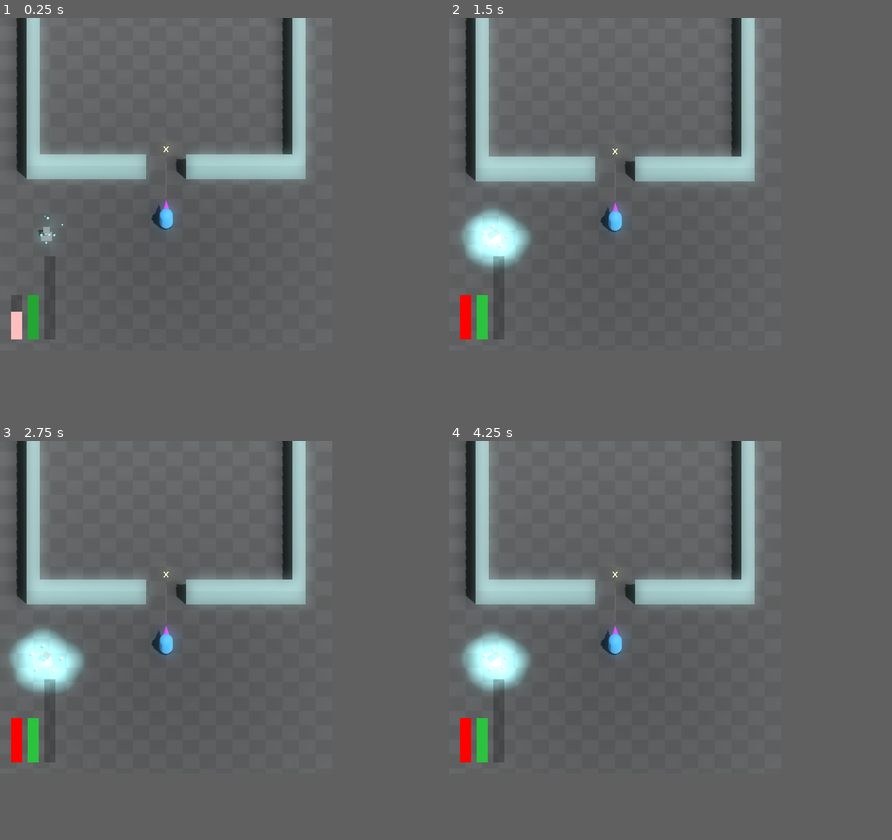
Above: before the commit, frames 1-4 (two rows, left to right).
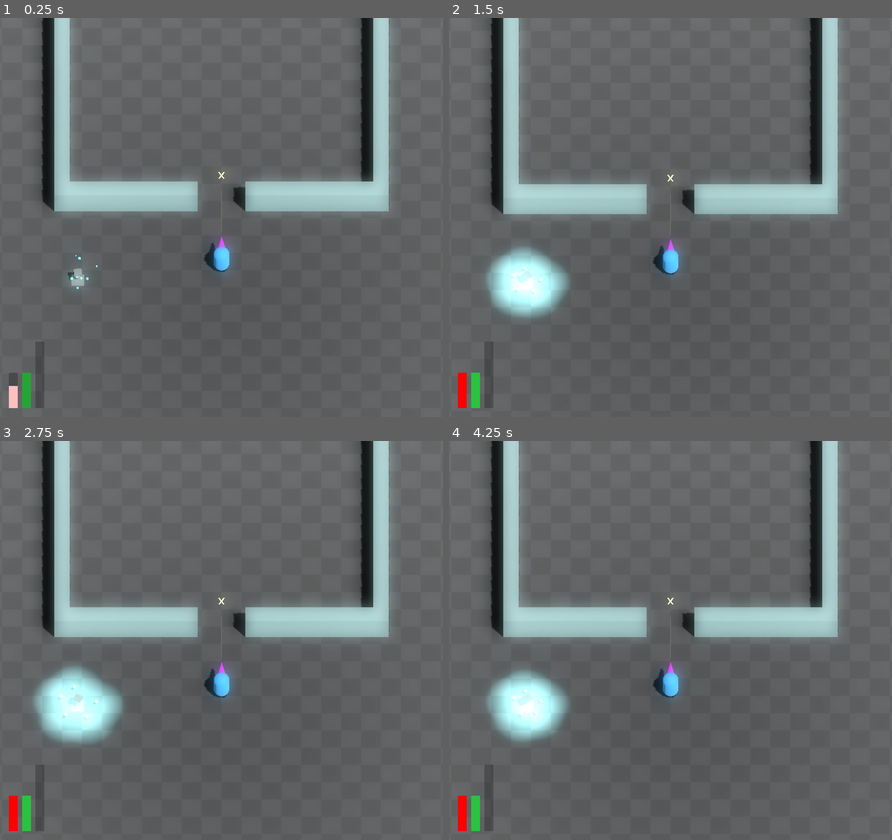
Above: after the commit, the same moments.

Repository: JackEvans24/bullet-absorb
Game: Godot game, scene res://scenes/main.tscn
The game is run twice, just before and just after one commit, with the same random seed, the same clock (stepped at 60 frames per second) and the same inputs.
Inputs:
- Up to frame 1 (0.25 s): no input
- Up to frame 2 (1.5 s): no input
- Up to frame 3 (2.75 s): tap Enter at 2 s
- Up to frame 4 (4.25 s): tap Escape (restart) at 2.75 s
In our replay, the window is 600x600 before the commit and 800x720 after it. These sizes can differ from the game's own. Grey fills any space a smaller window leaves; there, only what the larger window draws over its background counts as a difference.

The runs differ from the first frame. In frame 1, 20% of the frame differs, in the area x 2-90%, y 0-98%; in frame 2, 24%; in frame 3, 25%; in frame 4, 24%.

Commit message:
chore: increase viewport size and fix hud anchoring

Diff:
--- a/project.godot
+++ b/project.godot
@@ -17,8 +17,8 @@
 
 [display]
 
-window/size/viewport_width=600
-window/size/viewport_height=600
+window/size/viewport_width=1000
+window/size/viewport_height=900
 
 [input]
 
--- a/scenes/hud.tscn
+++ b/scenes/hud.tscn
@@ -8,25 +8,25 @@
 death_overlay_timer = 1.2
 
 [node name="HealthBar" parent="." instance=ExtResource("2_pxq8q")]
-anchors_preset = 3
-anchor_left = 1.0
+anchors_preset = 2
 anchor_top = 1.0
-offset_left = -580.0
+anchor_right = 0.0
+offset_left = 20.0
 offset_top = -100.0
-offset_right = -560.0
+offset_right = 40.0
 offset_bottom = -20.0
-grow_horizontal = 0
+grow_horizontal = 1
 grow_vertical = 0
 
 [node name="StaminaBar" parent="." instance=ExtResource("2_pxq8q")]
-anchors_preset = 3
-anchor_left = 1.0
+anchors_preset = 2
 anchor_top = 1.0
-offset_left = -550.0
+anchor_right = 0.0
+offset_left = 50.0
 offset_top = -100.0
-offset_right = -530.0
+offset_right = 70.0
 offset_bottom = -20.0
-grow_horizontal = 0
+grow_horizontal = 1
 grow_vertical = 0
 bar_speed = 6.0
 bar_colour = Color(0.1672, 0.76, 0.24624, 1)
@@ -34,14 +34,14 @@
 flash_colour = Color(0.1166, 0.53, 0.17172, 1)
 
 [node name="PowerBar" parent="." instance=ExtResource("2_pxq8q")]
-anchors_preset = 3
-anchor_left = 1.0
+anchors_preset = 2
 anchor_top = 1.0
-offset_left = -520.0
+anchor_right = 0.0
+offset_left = 80.0
 offset_top = -170.0
-offset_right = -500.0
+offset_right = 100.0
 offset_bottom = -20.0
-grow_horizontal = 0
+grow_horizontal = 1
 grow_vertical = 0
 bar_speed = 15.0
 bar_colour = Color(0.37, 0.958, 1, 1)
